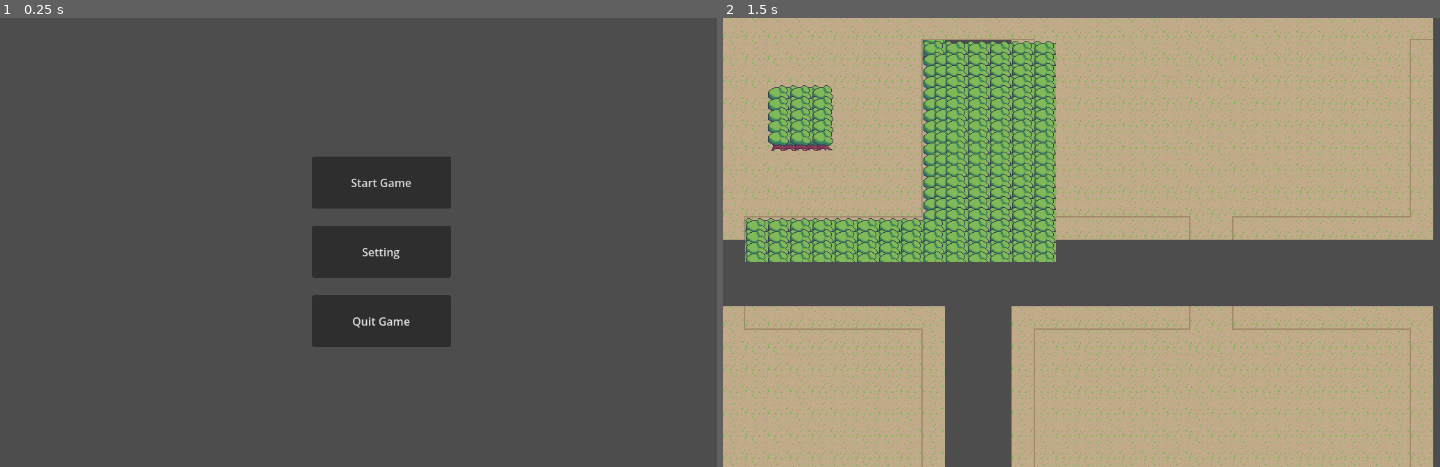
Above: before the commit, frames 1-2 (left to right).
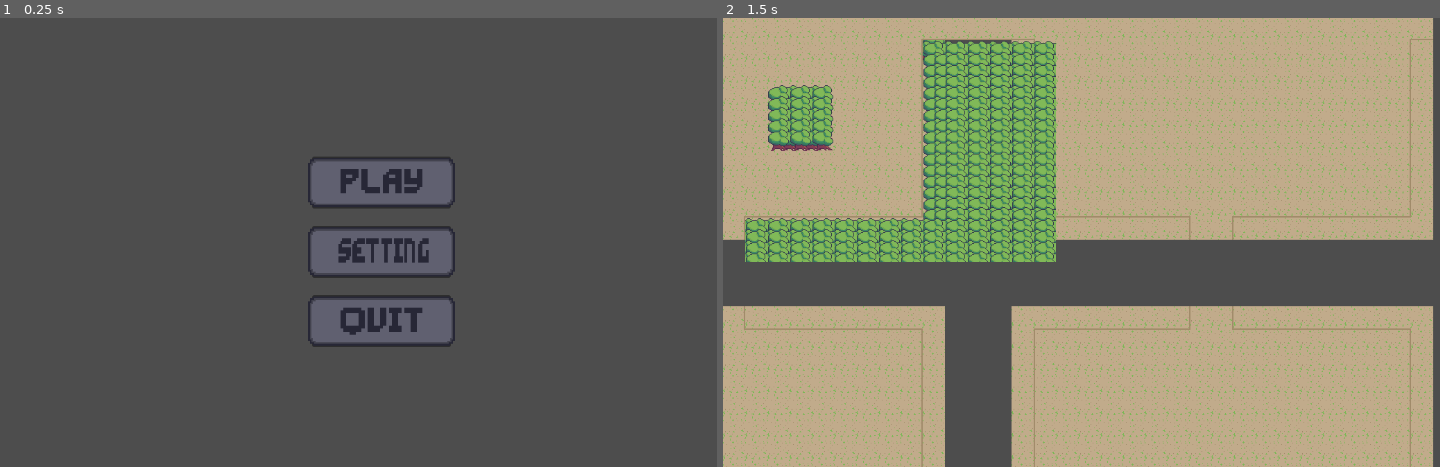
Above: after the commit, the same moments.

Repository: Diviyan20/GGJ
Game: Godot game, scene res://UI/MainMenu.tscn
The game is run twice, just before and just after one commit, with the same random seed, the same clock (stepped at 60 frames per second) and the same inputs. This scene is started directly instead of the project's main scene.
Inputs (mouse positions are in pixels of both pictures, inside the frame that each line leads up to):
- Up to frame 1 (0.25 s): no input
- Up to frame 2 (1.5 s): click "Start Game" at 0.5 s; tap Enter at 1.25 s; move the mouse to (1296, 220) at 1.27 s; hold Right (ui_right) from 1.28 s (still down); hold Space (Attack) from 1.28 s (still down)

The runs differ from the first frame. In frame 1, 5.2% of the frame differs, in the area x 42-64%, y 31-73%; in frame 2, nothing differs.

Commit message:
added main menu sprite buttons

Diff:
--- a/Isaac_Project/UI/MainMenu.tscn
+++ b/Isaac_Project/UI/MainMenu.tscn
@@ -1,6 +1,187 @@
 [gd_scene format=3 uid="uid://baaxsj75dblww"]
 
-[ext_resource type="Script" path="res://UI/main_menu.gd" id="1_uahxu"]
+[ext_resource type="Script" uid="uid://cqwgascbqscr2" path="res://UI/main_menu.gd" id="1_uahxu"]
+[ext_resource type="Texture2D" uid="uid://wcly22f2fiws" path="res://Image/Global Game Jam 2026.png" id="2_b37jj"]
+
+[sub_resource type="AtlasTexture" id="AtlasTexture_8aown"]
+atlas = ExtResource("2_b37jj")
+region = Rect2(224, 320, 96, 32)
+
+[sub_resource type="AtlasTexture" id="AtlasTexture_t6syg"]
+atlas = ExtResource("2_b37jj")
+region = Rect2(224, 448, 96, 32)
+
+[sub_resource type="AtlasTexture" id="AtlasTexture_y6s48"]
+atlas = ExtResource("2_b37jj")
+region = Rect2(224, 480, 96, 32)
+
+[sub_resource type="AtlasTexture" id="AtlasTexture_otjfi"]
+atlas = ExtResource("2_b37jj")
+region = Rect2(224, 352, 96, 32)
+
+[sub_resource type="AtlasTexture" id="AtlasTexture_obtq6"]
+atlas = ExtResource("2_b37jj")
+region = Rect2(224, 384, 96, 32)
+
+[sub_resource type="AtlasTexture" id="AtlasTexture_t4ff4"]
+atlas = ExtResource("2_b37jj")
+region = Rect2(224, 416, 96, 32)
+
+[sub_resource type="SpriteFrames" id="SpriteFrames_w5vcv"]
+animations = [{
+"frames": [{
+"duration": 1.0,
+"texture": SubResource("AtlasTexture_8aown")
+}],
+"loop": true,
+"name": &"default",
+"speed": 5.0
+}, {
+"frames": [{
+"duration": 1.0,
+"texture": SubResource("AtlasTexture_t6syg")
+}, {
+"duration": 1.0,
+"texture": SubResource("AtlasTexture_y6s48")
+}],
+"loop": true,
+"name": &"hover",
+"speed": 2.0
+}, {
+"frames": [{
+"duration": 1.0,
+"texture": SubResource("AtlasTexture_otjfi")
+}, {
+"duration": 1.0,
+"texture": SubResource("AtlasTexture_obtq6")
+}, {
+"duration": 1.0,
+"texture": SubResource("AtlasTexture_t4ff4")
+}],
+"loop": false,
+"name": &"touch",
+"speed": 10.0
+}]
+
+[sub_resource type="AtlasTexture" id="AtlasTexture_b37jj"]
+atlas = ExtResource("2_b37jj")
+region = Rect2(320, 320, 96, 32)
+
+[sub_resource type="AtlasTexture" id="AtlasTexture_w5vcv"]
+atlas = ExtResource("2_b37jj")
+region = Rect2(320, 448, 96, 32)
+
+[sub_resource type="AtlasTexture" id="AtlasTexture_d2d4f"]
+atlas = ExtResource("2_b37jj")
+region = Rect2(320, 480, 96, 32)
+
+[sub_resource type="AtlasTexture" id="AtlasTexture_6vw7e"]
+atlas = ExtResource("2_b37jj")
+region = Rect2(320, 352, 96, 32)
+
+[sub_resource type="AtlasTexture" id="AtlasTexture_qrfef"]
+atlas = ExtResource("2_b37jj")
+region = Rect2(320, 384, 96, 32)
+
+[sub_resource type="AtlasTexture" id="AtlasTexture_csrb3"]
+atlas = ExtResource("2_b37jj")
+region = Rect2(320, 416, 96, 32)
+
+[sub_resource type="SpriteFrames" id="SpriteFrames_wxllh"]
+animations = [{
+"frames": [{
+"duration": 1.0,
+"texture": SubResource("AtlasTexture_b37jj")
+}],
+"loop": true,
+"name": &"default",
+"speed": 5.0
+}, {
+"frames": [{
+"duration": 1.0,
+"texture": SubResource("AtlasTexture_w5vcv")
+}, {
+"duration": 1.0,
+"texture": SubResource("AtlasTexture_d2d4f")
+}],
+"loop": true,
+"name": &"hover",
+"speed": 2.0
+}, {
+"frames": [{
+"duration": 1.0,
+"texture": SubResource("AtlasTexture_6vw7e")
+}, {
+"duration": 1.0,
+"texture": SubResource("AtlasTexture_qrfef")
+}, {
+"duration": 1.0,
+"texture": SubResource("AtlasTexture_csrb3")
+}],
+"loop": false,
+"name": &"touch",
+"speed": 10.0
+}]
+
+[sub_resource type="AtlasTexture" id="AtlasTexture_avhca"]
+atlas = ExtResource("2_b37jj")
+region = Rect2(416, 320, 96, 32)
+
+[sub_resource type="AtlasTexture" id="AtlasTexture_x8sin"]
+atlas = ExtResource("2_b37jj")
+region = Rect2(416, 448, 96, 32)
+
+[sub_resource type="AtlasTexture" id="AtlasTexture_fxi16"]
+atlas = ExtResource("2_b37jj")
+region = Rect2(416, 480, 96, 32)
+
+[sub_resource type="AtlasTexture" id="AtlasTexture_vsl72"]
+atlas = ExtResource("2_b37jj")
+region = Rect2(416, 352, 96, 32)
+
+[sub_resource type="AtlasTexture" id="AtlasTexture_yndlu"]
+atlas = ExtResource("2_b37jj")
+region = Rect2(416, 384, 96, 32)
+
+[sub_resource type="AtlasTexture" id="AtlasTexture_v87kc"]
+atlas = ExtResource("2_b37jj")
+region = Rect2(416, 416, 96, 32)
+
+[sub_resource type="SpriteFrames" id="SpriteFrames_h2xek"]
+animations = [{
+"frames": [{
+"duration": 1.0,
+"texture": SubResource("AtlasTexture_avhca")
+}],
+"loop": true,
+"name": &"default",
+"speed": 5.0
+}, {
+"frames": [{
+"duration": 1.0,
+"texture": SubResource("AtlasTexture_x8sin")
+}, {
+"duration": 1.0,
+"texture": SubResource("AtlasTexture_fxi16")
+}],
+"loop": true,
+"name": &"hover",
+"speed": 2.0
+}, {
+"frames": [{
+"duration": 1.0,
+"texture": SubResource("AtlasTexture_vsl72")
+}, {
+"duration": 1.0,
+"texture": SubResource("AtlasTexture_yndlu")
+}, {
+"duration": 1.0,
+"texture": SubResource("AtlasTexture_v87kc")
+}],
+"loop": false,
+"name": &"touch",
+"speed": 10.0
+}]
 
 [node name="MainMenu" type="Node2D" unique_id=258926757]
 script = ExtResource("1_uahxu")
@@ -20,6 +201,11 @@
 text = "Start Game"
 
 [node name="AnimatedSprite2D" type="AnimatedSprite2D" parent="ButtonManager/Start" unique_id=1495551767]
+position = Vector2(100, 37.5)
+scale = Vector2(2.2, 2.2)
+sprite_frames = SubResource("SpriteFrames_w5vcv")
+animation = &"hover"
+frame_progress = 0.4035783
 
 [node name="Setting" type="Button" parent="ButtonManager" unique_id=668583448]
 layout_mode = 0
@@ -30,6 +216,10 @@
 text = "Setting"
 
 [node name="AnimatedSprite2D" type="AnimatedSprite2D" parent="ButtonManager/Setting" unique_id=145141284]
+position = Vector2(100, 37.5)
+scale = Vector2(2.2, 2.2)
+sprite_frames = SubResource("SpriteFrames_wxllh")
+animation = &"hover"
 
 [node name="Quit" type="Button" parent="ButtonManager" unique_id=7043206]
 layout_mode = 0
@@ -40,7 +230,18 @@
 text = "Quit Game"
 
 [node name="AnimatedSprite2D" type="AnimatedSprite2D" parent="ButtonManager/Quit" unique_id=2125424873]
-
+position = Vector2(100, 37.5)
+scale = Vector2(2.2, 2.2)
+sprite_frames = SubResource("SpriteFrames_h2xek")
+animation = &"hover"
+frame_progress = 0.85098773
+
+[connection signal="mouse_entered" from="ButtonManager/Start" to="." method="_on_start_mouse_entered"]
+[connection signal="mouse_exited" from="ButtonManager/Start" to="." method="_on_start_mouse_exited"]
 [connection signal="pressed" from="ButtonManager/Start" to="." method="_on_start_pressed"]
+[connection signal="mouse_entered" from="ButtonManager/Setting" to="." method="_on_setting_mouse_entered"]
+[connection signal="mouse_exited" from="ButtonManager/Setting" to="." method="_on_setting_mouse_exited"]
 [connection signal="pressed" from="ButtonManager/Setting" to="." method="_on_setting_pressed"]
+[connection signal="mouse_entered" from="ButtonManager/Quit" to="." method="_on_quit_mouse_entered"]
+[connection signal="mouse_exited" from="ButtonManager/Quit" to="." method="_on_quit_mouse_exited"]
 [connection signal="pressed" from="ButtonManager/Quit" to="." method="_on_quit_pressed"]
--- a/Isaac_Project/UI/main_menu.gd
+++ b/Isaac_Project/UI/main_menu.gd
@@ -1,9 +1,14 @@
 extends Node2D
 
+@onready var startSprite := $ButtonManager/Start/AnimatedSprite2D
+@onready var settingSprite := $ButtonManager/Setting/AnimatedSprite2D
+@onready var quitSpirte := $ButtonManager/Quit/AnimatedSprite2D
 
 # Called when the node enters the scene tree for the first time.
 func _ready() -> void:
-	pass # Replace with function body.
+	quitSpirte.play("default")
+	settingSprite.play("default")
+	startSprite.play("default")
 
 
 # Called every frame. 'delta' is the elapsed time since the previous frame.
@@ -21,3 +26,33 @@
 
 func _on_quit_pressed() -> void:
 	get_tree().quit()
+
+
+func _on_quit_mouse_entered() -> void:
+	quitSpirte.play("touch")
+	await quitSpirte.animation_finished
+	quitSpirte.play("hover")
+
+
+func _on_setting_mouse_entered() -> void:
+	settingSprite.play("touch")
+	await settingSprite.animation_finished
+	settingSprite.play("hover")
+
+
+func _on_start_mouse_entered() -> void:
+	startSprite.play("touch")
+	await startSprite.animation_finished
+	startSprite.play("hover")
+
+
+func _on_quit_mouse_exited() -> void:
+	quitSpirte.play("default")
+
+
+func _on_setting_mouse_exited() -> void:
+	settingSprite.play("default")
+
+
+func _on_start_mouse_exited() -> void:
+	startSprite.play("default")
Binary file changed: Isaac_Project/Image/Global Game Jam 2026.png
